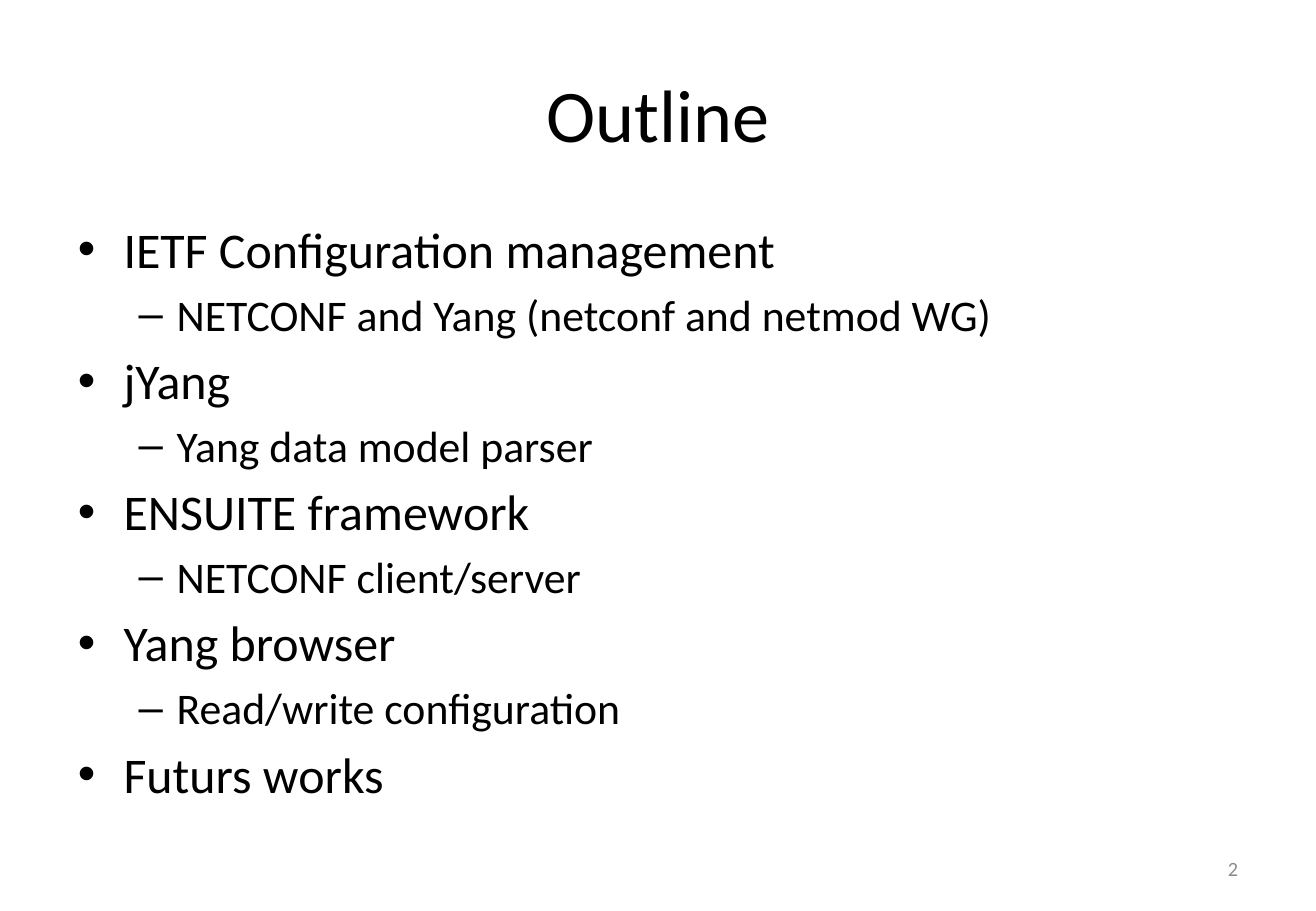
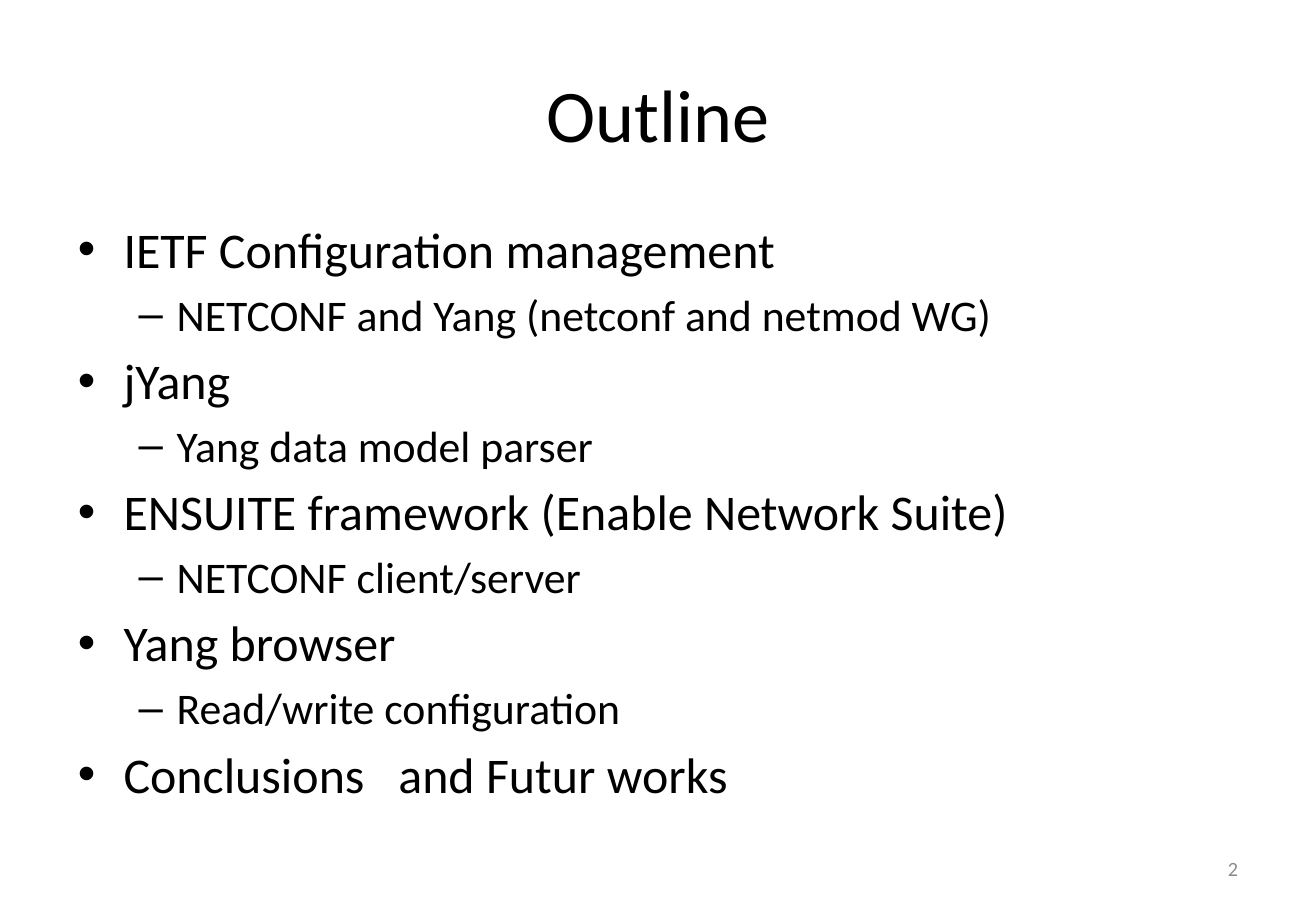
Before and after one commit to AaronNGray/jYang, a slide deck: slide 2 of yang-manager/reports/NOMS-2010.pptx. Drawn at 1316x911 pixels with LibreOffice and Linux fonts; fonts in the diff are those of the drawing. Boxes give left, top, right and bottom in pixels: in the first picture for what was removed or moved away, otherwise in the second. Text is boxed around its words. In the diff, an @@ line names an element or a change of style, - is before the commit and + after.

```diff
--- a/yang-manager/reports/NOMS-2010.pptx
+++ b/yang-manager/reports/NOMS-2010.pptx
@@ text at [124, 493, 1008, 537]: text changed @@
-• ENSUITE framework
+• ENSUITE framework (Enable Network Suite)
@@ text at [124, 758, 728, 794]: text changed @@
-• Futurs works
+• Conclusions and Futur works
```
Also in this commit, not shown: 5 other slides changed.
